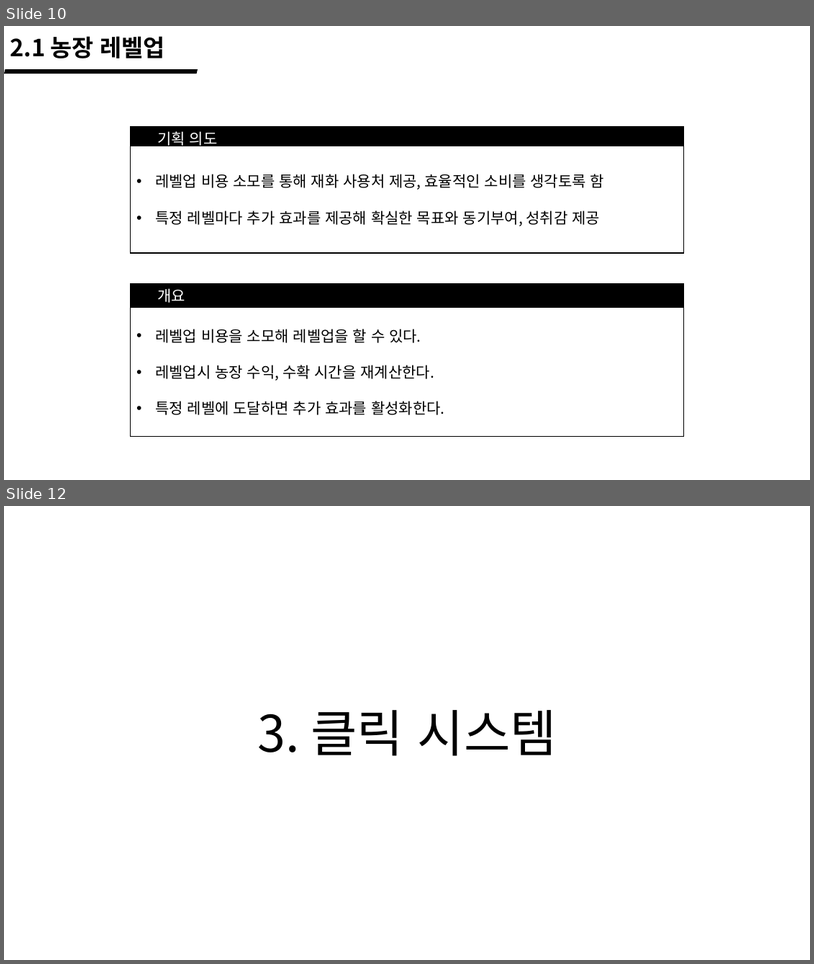
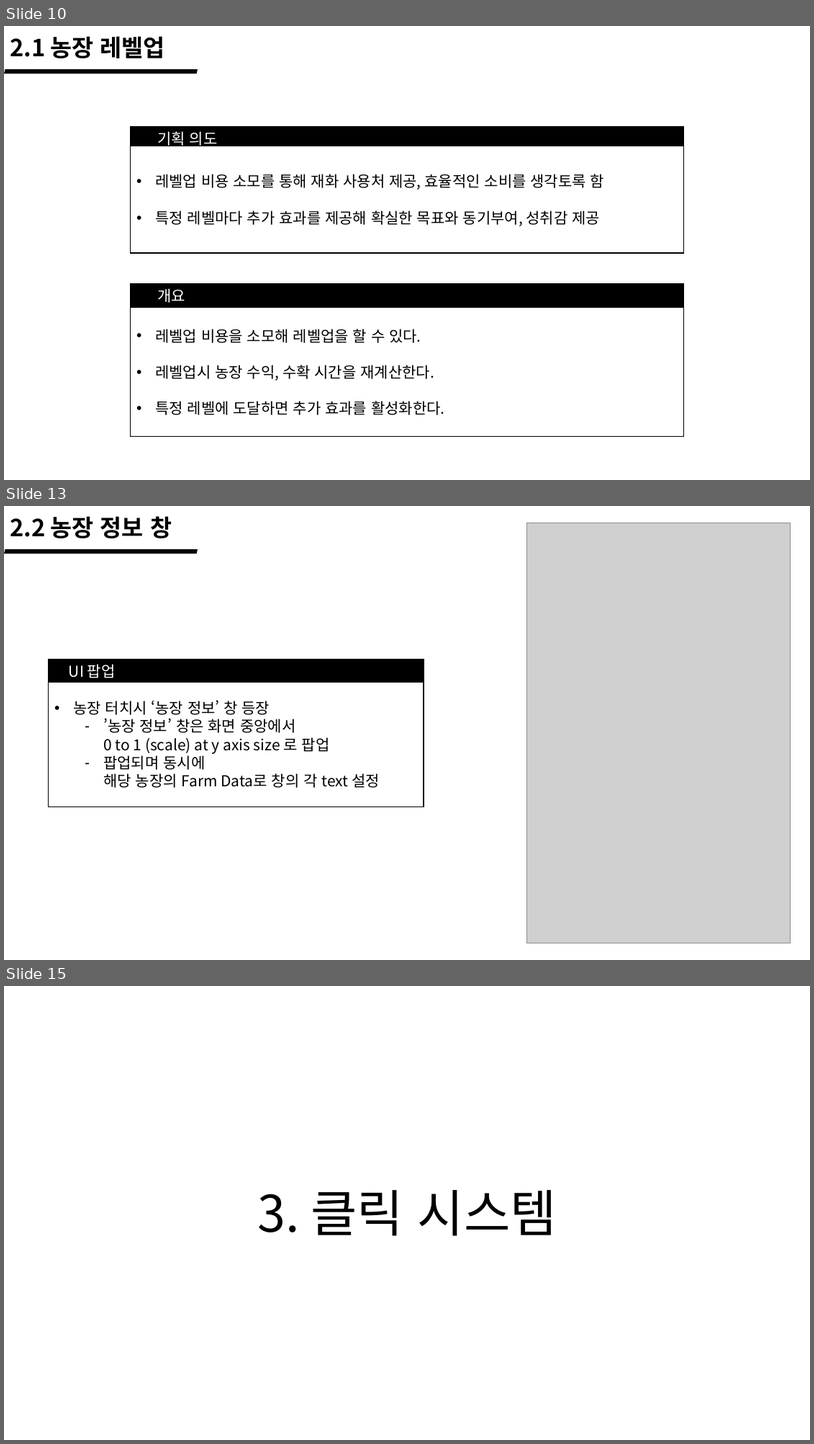
Before and after one commit to wlrud753/CarryCarrot, a slide deck: 기획서/당근키우기 시스템.pptx. Shown one above the other, each under a label of ours: slides 10 and 12 before the commit, slides 10, 13 and 15 after it; the slides between them are not shown. The pictures are 814x964 and 814x1444 pixels, drawn with LibreOffice and Linux fonts; fonts in the diff are those of the drawing; grey boxes stand for pictures. Boxes give left, top, right and bottom in pixels: in the first picture for what was removed or moved away, otherwise in the second. Text is boxed around its words. In the diff, an @@ line names an element or a change of style, - is before the commit and + after.

```diff
--- a/기획서/당근키우기 시스템.pptx
+++ b/기획서/당근키우기 시스템.pptx
@@ slide 13 added at box(4, 506, 810, 960), background #FFFFFF @@
@@ text added at box(10, 516, 172, 538), 28 pt, text #000000, bold @@
+2.2 농장 정보 창
@@ picture added at box(527, 523, 790, 943) @@
@@ parallelogram added at box(4, 549, 198, 554), fill #000000 @@
@@ rectangle added at box(49, 659, 424, 806), fill #000000, outline #000000 1 pt @@
@@ text added at box(69, 664, 116, 678), 18 pt, text #FFFFFF @@
+UI 팝업
@@ rectangle added at box(49, 682, 424, 807), fill #FFFFFF, outline #000000 1 pt, 18 pt, text #000000 @@
+• 농장 터치시 ‘농장 정보’ 창 등장
+  – ’농장 정보’ 창은 화면 중앙에서
+    0 to 1 (scale) at y axis size 로 팝업
+  – 팝업되며 동시에
+    해당 농장의 Farm Data로 창의 각 text 설정
@@ what was slide 12 is now slide 15 @@
```
Also in this commit, not shown: 3 slides changed, 2 other slides added, 15 other files.
